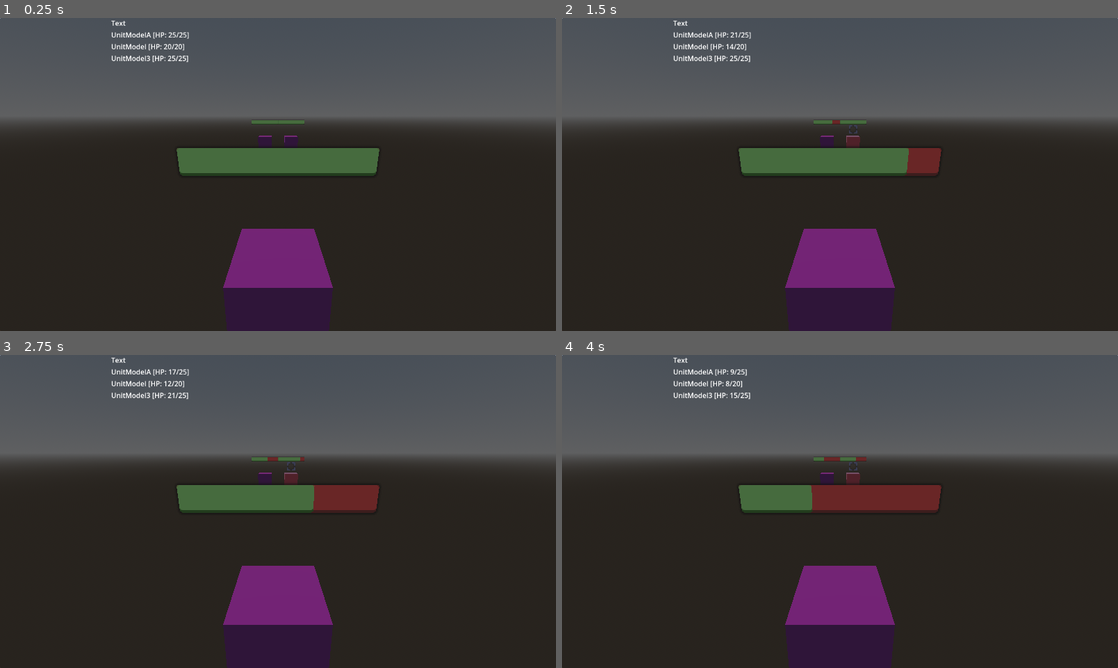
Above: before the commit, frames 1-4 (two rows, left to right).
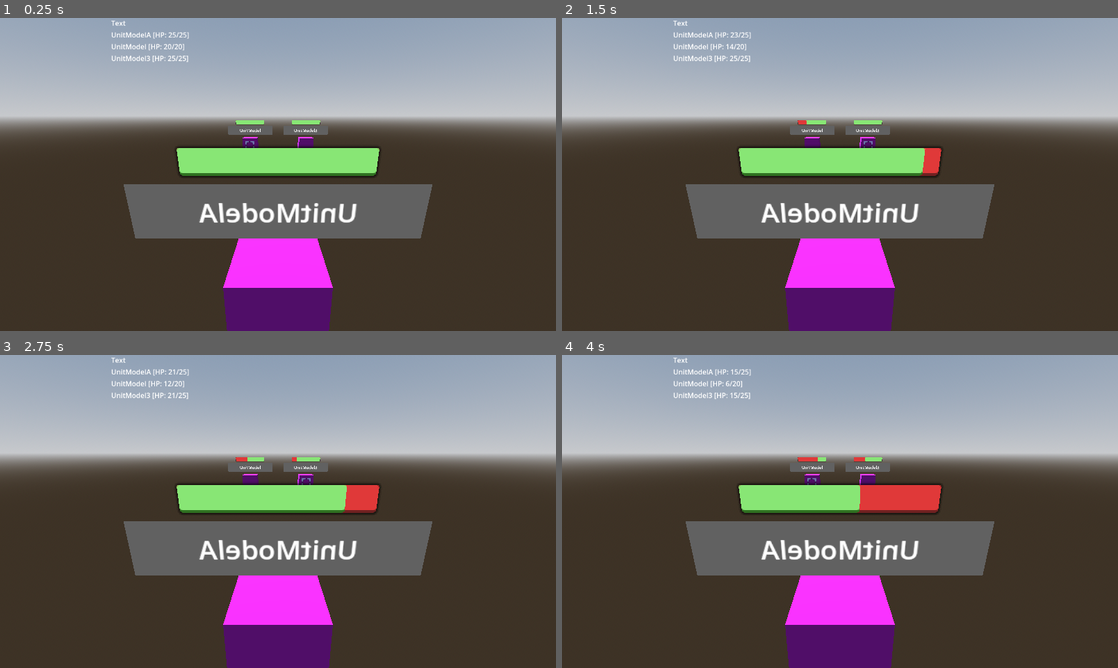
Above: after the commit, the same moments.

Repository: Comotcaiten/re_turnbase_project
Game: Godot game, scene res://test/testing_logic_code.tscn
The game is run twice, just before and just after one commit, with the same random seed, the same clock (stepped at 60 frames per second) and the same inputs.
Inputs:
- Up to frame 1 (0.25 s): no input
- Up to frame 2 (1.5 s): tap Enter (ui_accept) at 0.5, 0.77, 1.07 s; hold Right (ui_right) 0.53-1.28 s; tap 1 (ui_action_1) at 0.6 s; tap 2 (ui_action_2) at 0.8, 1.35 s; hold Left (ui_left) from 1.28 s (still down)
- Up to frame 3 (2.75 s): tap Enter (ui_accept) at 1.52, 1.82 s; tap 3 (ui_action_3) at 1.55, 2.1 s; release Left (ui_left) at 2.03 s; hold Right (ui_right) from 2.03 s (still down); tap 4 (ui_action_4) at 2.3 s
- Up to frame 4 (4 s): tap Enter (ui_accept) at 2.75, 3.02, 3.05, 3.32, 3.6, 3.77 s; tap 4 (ui_action_4) at 2.85 s; release Right (ui_right) at 3.53 s; hold Left (ui_left) from 3.53 s (still down); tap 1 (ui_action_1) at 3.8 s

The runs differ from the first frame. In frame 1, 58% of the frame differs, in the area x 0-100%, y 0-100%; in frame 2, 58%; in frame 3, 58%; in frame 4, 58%.

Commit message:
done fix skill system, func random skill in skill system still have some bug

Diff:
--- a/asset/tres/ui_h_pbar_sub_viewport_container.tscn
+++ b/asset/tres/ui_h_pbar_sub_viewport_container.tscn
@@ -22,25 +22,19 @@
 expand_margin_bottom = 3.0
 
 [node name="UI_HPbar_SubViewportContainer" type="SubViewportContainer"]
-offset_right = 40.0
-offset_bottom = 40.0
+anchors_preset = -1
+anchor_right = 0.2
+anchor_bottom = 0.0893333
+offset_bottom = -0.320007
+metadata/_edit_use_anchors_ = true
+
+[node name="ProgressBar" type="ProgressBar" parent="."]
+layout_mode = 2
+theme_override_styles/background = SubResource("StyleBoxFlat_y5ihd")
+theme_override_styles/fill = SubResource("StyleBoxFlat_rq76c")
+value = 50.0
 
 [node name="SubViewport" type="SubViewport" parent="."]
 handle_input_locally = false
-size = Vector2i(256, 256)
+size = Vector2i(200, 26)
 render_target_update_mode = 4
-
-[node name="ProgressBar" type="ProgressBar" parent="SubViewport"]
-anchors_preset = -1
-anchor_top = 0.5
-anchor_right = 1.0
-anchor_bottom = 0.5
-offset_left = 28.0
-offset_top = -13.0
-offset_right = -28.0
-offset_bottom = 13.0
-grow_horizontal = 2
-grow_vertical = 2
-theme_override_styles/background = SubResource("StyleBoxFlat_y5ihd")
-theme_override_styles/fill = SubResource("StyleBoxFlat_rq76c")
-value = 50.0
--- a/asset/tres/unit_model.tscn
+++ b/asset/tres/unit_model.tscn
@@ -1,10 +1,13 @@
-[gd_scene load_steps=8 format=3 uid="uid://bt07g12qxu7mf"]
+[gd_scene load_steps=9 format=3 uid="uid://bt07g12qxu7mf"]
 
 [ext_resource type="Script" path="res://src/models/UnitModel.gd" id="1_ikeyo"]
 [ext_resource type="Texture2D" uid="uid://c1s7om7xmg74" path="res://asset/icon_target.png" id="2_dllge"]
 [ext_resource type="Script" path="res://src/utils/HPBar.gd" id="3_eq7hq"]
 
 [sub_resource type="BoxMesh" id="BoxMesh_y4n3f"]
+
+[sub_resource type="ViewportTexture" id="ViewportTexture_o1me2"]
+viewport_path = NodePath("Body/Lable_name/SubViewport")
 
 [sub_resource type="ViewportTexture" id="ViewportTexture_tvgs6"]
 viewport_path = NodePath("HP_Bar/SubViewport")
@@ -30,22 +33,43 @@
 corner_radius_bottom_left = 3
 expand_margin_bottom = 3.0
 
-[node name="UnitModel" type="Node3D" node_paths=PackedStringArray("mesh", "icon_target", "hp_bar")]
+[node name="UnitModel" type="Node3D" node_paths=PackedStringArray("mesh", "icon_target", "hp_bar", "label")]
 script = ExtResource("1_ikeyo")
 mesh = NodePath("Body/MeshInstance3D")
 color_target = Color(1, 0.280118, 0.367919, 1)
 color_normal = Color(0.524254, 0.000361943, 0.569182, 1)
-icon_target = NodePath("Body/Sprite3D")
+icon_target = NodePath("Body/Icon_Target")
 hp_bar = NodePath("HP_Bar")
+label = NodePath("Body/Lable_name/SubViewport/Label")
 
 [node name="Body" type="Node3D" parent="."]
 
 [node name="MeshInstance3D" type="MeshInstance3D" parent="Body"]
 mesh = SubResource("BoxMesh_y4n3f")
 
-[node name="Sprite3D" type="Sprite3D" parent="Body"]
+[node name="Icon_Target" type="Sprite3D" parent="Body"]
+transform = Transform3D(-4.37114e-08, 0, 1, 0, 1, 0, -1, 0, -4.37114e-08, 0.523326, 0, 0)
+texture = ExtResource("2_dllge")
+
+[node name="Lable_name" type="Sprite3D" parent="Body"]
 transform = Transform3D(-4.37114e-08, 0, 1, 0, 1, 0, -1, 0, -4.37114e-08, 0, 1, 0)
-texture = ExtResource("2_dllge")
+texture = SubResource("ViewportTexture_o1me2")
+
+[node name="SubViewport" type="SubViewport" parent="Body/Lable_name"]
+handle_input_locally = false
+size = Vector2i(320, 64)
+render_target_update_mode = 4
+
+[node name="Label" type="Label" parent="Body/Lable_name/SubViewport"]
+anchors_preset = 15
+anchor_right = 1.0
+anchor_bottom = 1.0
+grow_horizontal = 2
+grow_vertical = 2
+theme_override_font_sizes/font_size = 30
+text = "ID: TESTER"
+horizontal_alignment = 1
+vertical_alignment = 1
 
 [node name="HP_Bar" type="Node3D" parent="." node_paths=PackedStringArray("progress_bar", "unit")]
 script = ExtResource("3_eq7hq")
--- a/src/controllers/BattleSystemController.gd
+++ b/src/controllers/BattleSystemController.gd
@@ -8,6 +8,8 @@
 @export var player_unit_group_model: UnitGroupController
 @export var enemy_unit_group_model: UnitGroupController
 
+@export var skill_sytem: SkillSystemController
+
 @export var vbox: VBoxContainer
 
 @export var max_object: int = 20:
@@ -21,8 +23,6 @@
 	get:
 		# Đang tính cả các unit bị fainted
 		return maps_unit_groups_controller.get_value(enemy_unit_group_model.id).unit_group.size() + maps_unit_groups_controller.get_value(player_unit_group_model.id).unit_group.size()
-
-var skill_sytem: SkillSystemController = SkillSystemController.new()
 
 var state: State
 
@@ -61,9 +61,9 @@
 
 	update_unit_label()
 
-	for group in maps_unit_groups_controller.get_all_values():
-		if group is UnitGroupController:
-			group.update_position()
+	# for group in maps_unit_groups_controller.get_all_values():
+	# 	if group is UnitGroupController:
+	# 		group.update_position(20)
 	pass
 
 func _process(_delta):
@@ -117,7 +117,7 @@
 		state = State.ActionState
 	else:
 		print("Enemy turn: ", current_unit.name)
-		skill_sytem.perform_skill_random(current_unit, self)
+		skill_sytem.perform_random_skill()
 	return
 
 func perform_action_state():
@@ -125,7 +125,7 @@
 	return
 
 func perform_skill_state():
-	skill_sytem.perform_skill(current_unit, self)
+	skill_sytem.perform_skill()
 	return
 
 func perform_end_state():
@@ -196,6 +196,8 @@
 	for value in maps_unit_groups_controller.get_all_values():
 		if value is UnitGroupController:
 			_group.append_array(value.unit_group)
+
+	print("Groups get all: ", _group)
 	return _group
 
 func update_turn_queue():
--- a/src/controllers/SkillSystemController.gd
+++ b/src/controllers/SkillSystemController.gd
@@ -2,7 +2,7 @@
 
 class_name SkillSystemController
 
-enum State {Start, Select, ExecuteSkill, End}
+enum State {Start, Select, Execute, End}
 
 var state: State = State.Start
 
@@ -21,230 +21,224 @@
 # Danh sách các target/mục tiêu chính của skill
 var group_target_select: Array[UnitModel]
 
+@export var battle_system: BattleSystemController
+
 #--------------------------------------------------------------------------------
 # Hàm chính
-func perform_skill(source: UnitModel, battle_system: BattleSystemController):
-
-	if check_data(source, battle_system):
-		return
-
+
+func perform_random_skill():
 	match state:
 		State.Start:
-			# Set default
-			print("First: Set default")
-			# Set default skill select
-			current_skill_select = source.get_skill(0)
-			# Get target can be select from battle system by skill
-			perform_get_target(source, battle_system)
-			# Get group target select by skill
-			group_target_select = get_group_target_select()
-			print("Current target select: ", group_target_select)
-			print("Current skill: ", current_skill_select)
-
+			if battle_system == null or battle_system.current_unit == null:
+				print("battle_system == null or battle_system.current_unit == null")
+				print("battle_system.current_unit == null: ", battle_system.current_unit)
+				state = State.End
+			if battle_system.current_unit.skills.is_empty():
+				print("battle_system.current_unit.skills.is_empty")
+				state = State.End
+				return
+			# First: Choice skill
+			set_skill(battle_system.current_unit.get_random_skill())
+
+			if current_skill_select == null:
+				print()
+				state = State.End
+			# Second: Skill based targets can slecet => groups can be select
+			perform_get_group_targets()
+			# Third: Select some units will be take effect of skills
+
+			# set_current_id_target(randi() % max(1, group_target.size()))
+			perform_get_select_targets()
+			# Four:
 			state = State.Select
-			pass
 		State.Select:
-			# Select skill and target
-			perform_select_skill(source, battle_system)
-			pass
-		State.ExecuteSkill:
-			print("Execute skill")
-			perform_run_skill(source, battle_system)
+			state = State.Execute
+		State.Execute:
+			perform_run_skill()
 			pass
 		State.End:
-			print("End")
-			# battle_system.state = BattleSystemController.State.End
 			battle_system.get_next_turn()
-
-			# refresh
-			current_id_target = 0
-			current_skill_select = null
-			group_target.clear()
-
 			state = State.Start
-			pass
+			refresh()
+			pass
+
+
+func perform_skill():
+	match state:
+		State.Start:
+			if battle_system == null or battle_system.current_unit == null:
+				print("battle_system == null or battle_system.current_unit == null")
+				print("battle_system.current_unit == null: ", battle_system.current_unit)
+				state = State.End
+			# First: Choice skill
+			set_skill(battle_system.current_unit.get_skill(0))
+			# Second: Skill based targets can slecet => groups can be select
+			perform_get_group_targets()
+			# Third: Select some units will be take effect of skills
+			perform_get_select_targets()
+			# Four:
+			state = State.Select
+		State.Select:
+			perform_select_skill()
+
+		State.Execute:
+			perform_run_skill()
+			pass
+		State.End:
+			battle_system.get_next_turn()
+			state = State.Start
+			refresh()
+			pass
+
+func perform_select_skill():
+	if battle_system == null:
+		return
+
+	if Input.is_action_just_pressed("ui_action_1"):
+		set_skill(battle_system.current_unit.get_skill(0))
+		perform_get_group_targets()
+	if Input.is_action_just_pressed("ui_action_2"):
+		set_skill(battle_system.current_unit.get_skill(1))
+		perform_get_group_targets()
+	if Input.is_action_just_pressed("ui_action_3"):
+		set_skill(battle_system.current_unit.get_skill(2))
+		perform_get_group_targets()
+	if Input.is_action_just_pressed("ui_action_4"):
+		set_skill(battle_system.current_unit.get_skill(3))
+		perform_get_group_targets()
+	perform_select_targets()
+	if Input.is_action_just_pressed("ui_accept"):
+		state = State.Execute
+		return
 	return
 
-func perform_skill_random(source: UnitModel, battle_system: BattleSystemController):
-
-	if check_data(source, battle_system):
-		return
-
-	# First: Get random skill
-	set_skill(source.get_random_skill())
-	# Second: Get target can be select from battle system by skill
-	perform_get_target(source, battle_system)
-	# Third: Get main target select
-	current_id_target = randi() % group_target.size()
-	print("current_id_target: ", current_id_target)
-	# Fourth: Get group target select by skill
-	group_target_select = get_group_target_select()
-	print("Current skill: ", current_skill_select)
-
-	perform_run_skill(source, battle_system)
-
-	battle_system.get_next_turn()
-	return
-
-func perform_get_target(source: UnitModel, battle_system: BattleSystemController):
-	group_target = get_group_target_can_get_from_skill(source, battle_system)
-
-	if group_target.is_empty():
-		print("Group target is empty")
-		return
-
-	print("Group target: ", group_target)
-	state = State.Select
-	return
-
-func perform_select_target(source: UnitModel, battle_system: BattleSystemController):
-	if source == null or battle_system == null:
-		print("Source or battle system is null")
-		state = State.End
-		return
+func perform_select_targets():
 
 	if Input.is_action_just_pressed("ui_left"):
 		set_current_id_target(current_id_target - 1)
-		group_target_select = get_group_target_select()
-		for unit in group_target:
-			if unit in group_target_select:
-				unit.change_mesh_target()
-			elif unit not in group_target_select:
-				unit.change_mesh_normal()
-		print("Current target select: ", group_target_select)
-
+		perform_get_select_targets()
 	if Input.is_action_just_pressed("ui_right"):
 		set_current_id_target(current_id_target + 1)
-		group_target_select = get_group_target_select()
-		for unit in group_target:
-			if unit in group_target_select:
-				unit.change_mesh_target()
-			elif unit not in group_target_select:
-				unit.change_mesh_normal()
-		print("Current target select: ", group_target_select)
-
-	# if group_target_select.is_empty():
-	# 	print("Group target select is empty")
-	# 	return
-	return
-
-func perform_select_skill(source: UnitModel, battle_system: BattleSystemController):
-
-	if Input.is_action_just_pressed("ui_action_1"):
-		set_skill(source.get_skill(0))
-		print("Current skill: ", current_skill_select)
-		perform_get_target(source, battle_system)
-	if Input.is_action_just_pressed("ui_action_2"):
-		set_skill(source.get_skill(1))
-		print("Current skill: ", current_skill_select)
-		perform_get_target(source, battle_system)
-	if Input.is_action_just_pressed("ui_action_3"):
-		set_skill(source.get_skill(2))
-		print("Current skill: ", current_skill_select)
-		perform_get_target(source, battle_system)
-	if Input.is_action_just_pressed("ui_action_4"):
-		set_skill(source.get_skill(3))
-		print("Current skill: ", current_skill_select)
-		perform_get_target(source, battle_system)
-
-	perform_select_target(source, battle_system)
-
-	if Input.is_action_just_pressed("ui_accept"):
-		# perform_run_skill(source)
-		print("Run skill ", current_skill_select)
-		state = State.ExecuteSkill
-	return
-
-func perform_run_skill(source: UnitModel, battle_system: BattleSystemController):
-	if source == null or battle_system == null:
-		print("Source or battle system is null")
-		state = State.End
-		return
-
-	if current_skill_select == null:
-		print("Current skill is null")
-		state = State.End
-		return
-
-	# Run skill
-	# source.run_skill(current_skill_select, group_target_select)
-	current_skill_select.run(group_target_select, source, battle_system)
+		perform_get_select_targets()
+
+func perform_run_skill():
+	print("Run Skill")
+	current_skill_select.run(group_target_select, battle_system.current_unit, battle_system)
 	state = State.End
 	return
-#--------------------------------------------------------------------------------
-# Hàm xử lý
-func get_group_target_can_get_from_skill(source: UnitModel, battle_system: BattleSystemController) -> Array[UnitModel]:
-	if current_skill_select == null or source == null or battle_system == null:
-		return []
+
+func perform_get_group_targets() -> bool:
+	if current_skill_select == null or battle_system == null or battle_system.current_unit == null:
+		return false
 
 	if battle_system.maps_unit_groups_controller.is_empty():
-		return []
+		return false
 
 	if battle_system.maps_unit_groups_controller.size < 2:
-		return []
-
-	var group: Array[UnitModel] = battle_system.get_all_units()
-	group = filter_target_type(group, source)
-	group = filter_target_fainted(group)
-
-	return group
-
-func get_group_target_select() -> Array[UnitModel]:
-	if current_skill_select == null:
-		return []
+		return false
+
+	var groups: Array[UnitModel] = battle_system.get_all_units()
+
+	match current_skill_select.target_type:
+		SkillBase.TargetType.SELF:
+			groups = [battle_system.current_unit]
+		SkillBase.TargetType.ENEMY:
+			groups = groups.filter(func(x):
+				return x.team !=  battle_system.current_unit.team
+			)
+		SkillBase.TargetType.ALLY:
+			groups = groups.filter(func(x):
+				return x.team == battle_system.current_unit.team
+			)
+		SkillBase.TargetType.ANY:
+			groups = groups
+
+	match current_skill_select.target_fainted:
+		SkillBase.TargetFainted.TRUE:
+			groups = groups.filter(func(x):
+				return x.is_fainted
+			)
+		SkillBase.TargetFainted.FALSE:
+			groups = groups.filter(func(x):
+				return !x.is_fainted
+			)
+
+	group_target = (groups as Array[UnitModel])
+	print("Group_target: ", group_target)
+	perform_get_select_targets()
+	return true
+
+func perform_get_select_targets():
+	if current_id_target == null:
+		group_target_select = []
+		return false
 
 	match current_skill_select.target_mode:
 		SkillBase.TargetMode.ALL:
-			return group_target
+			group_target_select = group_target
 		SkillBase.TargetMode.SINGLE:
-			return [target]
+			group_target_select = [target]
 		SkillBase.TargetMode.THREE:
 			var start: int = max(0, current_id_target - 1)
 			var end: int = min(group_target.size(), current_id_target + 2)
-			return group_target.slice(start, end)
-		_:
-			return []
+			group_target_select = group_target.slice(start, end)
+	show_icon_target()
+	print("Group select: ", group_target_select)
+	return true
+#--------------------------------------------------------------------------------
+# Hàm event
+
+func show_icon_target():
+	for unit in group_target:
+		if unit in group_target_select:
+			unit.change_mesh_target()
+		else:
+			unit.change_mesh_normal()
+
+func refresh():
+	for unit in group_target:
+		unit.change_mesh_normal()
+
+	current_id_target = 0
+	current_skill_select = null
+	group_target = []
+	group_target_select = []
+
 #--------------------------------------------------------------------------------
 # Hàm set
-func set_current_id_target(_value: int):
+func set_current_id_target(_value: int) -> bool:
+	if group_target.size() <= 0:
+		return false
+
 	if _value >= group_target.size():
 		current_id_target = 0
-		return
+		return true
 
 	if _value < 0:
 		current_id_target = group_target.size() - 1
-		return
+		return true
 
 	current_id_target = _value
-	return
+	print("Current id target: ", current_id_target)
+	return true
 
 func set_skill(skill: SkillModel) -> bool:
 	if skill == null:
+		print("Current skill: ", current_skill_select)
 		return false
 
 	current_skill_select = skill
-	return true
+
+	print("Current skill: ", current_skill_select)
+	return true
+
+# func set_group_target(groups: Array[UnitModel]):
+# 	if groups.is_empty():
+# 		return false
+# 	group_target = groups
+# 	return true
 #--------------------------------------------------------------------------------
 # Hàm lọc
-func filter_target_type(groups: Array[UnitModel] = [], source: UnitModel = null) -> Array[UnitModel]:
-	if groups.is_empty() or groups.size() <= 0:
-		return []
-
-	match current_skill_select.target_type:
-		SkillBase.TargetType.SELF:
-			return [source]
-		SkillBase.TargetType.ENEMY:
-			return groups.filter(func(x):
-				return x.team != source.team
-			)
-		SkillBase.TargetType.ALLY:
-			return groups.filter(func(x):
-				return x.team == source.team
-			)
-		SkillBase.TargetType.ANY:
-			return groups
-	return []
-
 func filter_target_fainted(groups: Array[UnitModel] = []) -> Array[UnitModel]:
 	match current_skill_select.target_fainted:
 		SkillBase.TargetFainted.NONE:
@@ -260,14 +254,3 @@
 	return []
 
 # --------------------------------------------------------------------------------
-
-func check_data(source: UnitModel, battle_system: BattleSystemController) -> bool:
-	if source == null or battle_system == null:
-		print("Source or battle system is null")
-		return true
-
-	if source.skills.is_empty():
-		print("Source skills is empty")
-		battle_system.get_next_turn()
-		return true
-	return false
--- a/src/controllers/UnitGroupController.gd
+++ b/src/controllers/UnitGroupController.gd
@@ -16,7 +16,7 @@
 
 func _ready():
 	get_start()
-	update_position()
+	update_position(3)
 	pass
 
 # Get the units in the group
@@ -104,7 +104,7 @@
 	# D = 4 + 3.3 = 4 +  9 = 13
 	# => D = y + x.gap
 	if gap <= 0:
-		return
+		gap = 1
 
 	var y: float = unit_group.size() * 1.0
 	var d: int = int((y + (y - 1.0) * gap) / 2.0)
@@ -112,6 +112,7 @@
 
 	for i in range(-d, d + 1, gap + 1):
 		unit_group[count].position.z = i
+		print("Unit: ", name, " position: ", unit_group[count].position, " = ", i)
 		count += 1
 	return
 
@@ -121,6 +122,8 @@
 	if _unit is UnitModel:
 		_unit.is_player = is_group_player
 		_unit.team = id
+		if !is_group_player:
+			_unit.rotation.y = deg_to_rad(180)
 		unit_group.append(_unit)
 		if _unit.get_parent() != null:
 			_unit.get_parent().remove_child(_unit)
--- a/src/models/UnitModel.gd
+++ b/src/models/UnitModel.gd
@@ -16,6 +16,7 @@
 @export var icon_target: Sprite3D
 
 @export var hp_bar: HPBar
+@export var label: Label
 #--------------------------------------------------------------------------------
 var team: String = "None"
 var is_fainted: bool = false
@@ -81,6 +82,8 @@
 	icon_target.visible = false
 
 	hp_bar.update_hp()
+
+	label.text = str(name)
 	pass
 
 #--------------------------------------------------------------------------------
@@ -118,6 +121,9 @@
 	health = clamp(_value, 0, max_health)
 	if health <= 0:
 		is_fainted = true
+		mesh.material_override.albedo_color = color_target
+		print(name ," is Fainted")
+
 
 #--------------------------------------------------------------------------------
 # Các hàm xử lý sự kiện
@@ -156,7 +162,7 @@
 func change_mesh_target() -> bool:
 	if mesh == null:
 		return false
-	mesh.material_override.albedo_color = color_target
+	# mesh.material_override.albedo_color = color_target
 
 	icon_target.visible = true
 	return true
@@ -164,7 +170,7 @@
 func change_mesh_normal() -> bool:
 	if mesh == null:
 		return false
-	mesh.material_override.albedo_color = color_normal
+	# mesh.material_override.albedo_color = color_normal
 
 	icon_target.visible = false
 	return true
--- /dev/null
+++ b/sub_viewport_container_label.tscn
@@ -0,0 +1,25 @@
+[gd_scene format=3 uid="uid://d3un76krorl0h"]
+
+[node name="SubViewportContainer" type="SubViewportContainer"]
+anchors_preset = -1
+anchor_right = 0.24975
+anchor_bottom = 0.0893333
+offset_right = 0.32
+offset_bottom = -0.32
+metadata/_edit_use_anchors_ = true
+
+[node name="SubViewport" type="SubViewport" parent="."]
+handle_input_locally = false
+size = Vector2i(320, 64)
+render_target_update_mode = 4
+
+[node name="Label" type="Label" parent="SubViewport"]
+anchors_preset = 15
+anchor_right = 1.0
+anchor_bottom = 1.0
+grow_horizontal = 2
+grow_vertical = 2
+theme_override_font_sizes/font_size = 20
+text = "ID: TESTER"
+horizontal_alignment = 1
+vertical_alignment = 1
--- a/test/testing_logic_code.tscn
+++ b/test/testing_logic_code.tscn
@@ -1,7 +1,8 @@
-[gd_scene load_steps=10 format=3 uid="uid://dt0mn6pxbhka2"]
+[gd_scene load_steps=11 format=3 uid="uid://dt0mn6pxbhka2"]
 
 [ext_resource type="Script" path="res://src/controllers/BattleSystemController.gd" id="1_qxfdb"]
 [ext_resource type="Script" path="res://src/controllers/UnitGroupController.gd" id="2_mul5o"]
+[ext_resource type="Script" path="res://src/controllers/SkillSystemController.gd" id="2_xwo5t"]
 [ext_resource type="PackedScene" uid="uid://bt07g12qxu7mf" path="res://asset/tres/unit_model.tscn" id="3_piiq0"]
 [ext_resource type="Resource" uid="uid://cvkhaqleugj31" path="res://asset/character_base/CharacterA.tres" id="4_gu14f"]
 [ext_resource type="Resource" uid="uid://p3do5hn5c632" path="res://asset/character_base/CharacterD.tres" id="7_4fdcs"]
@@ -19,12 +20,17 @@
 sky = SubResource("Sky_r0uxm")
 tonemap_mode = 2
 
-[node name="TestingLogicCode" type="Node3D" node_paths=PackedStringArray("player_unit_group_model", "enemy_unit_group_model", "vbox")]
+[node name="TestingLogicCode" type="Node3D" node_paths=PackedStringArray("player_unit_group_model", "enemy_unit_group_model", "skill_sytem", "vbox")]
 script = ExtResource("1_qxfdb")
 color = Color(0.765338, 0.195921, 0.253073, 1)
 player_unit_group_model = NodePath("PlayerUnitGroupModel")
 enemy_unit_group_model = NodePath("EnemyUnitGroupModel")
-vbox = NodePath("Control/Panel/VBoxContainer")
+skill_sytem = NodePath("SkillSystemController")
+vbox = NodePath("Control/VBoxContainer")
+
+[node name="SkillSystemController" type="Node3D" parent="." node_paths=PackedStringArray("battle_system")]
+script = ExtResource("2_xwo5t")
+battle_system = NodePath("..")
 
 [node name="DirectionalLight3D" type="DirectionalLight3D" parent="."]
 transform = Transform3D(-0.866023, -0.433016, 0.250001, 0, 0.499998, 0.866027, -0.500003, 0.749999, -0.43301, 0, 0, 0)
@@ -43,7 +49,7 @@
 level = 5
 
 [node name="EnemyUnitGroupModel" type="Node3D" parent="."]
-transform = Transform3D(1, 0, 0, 0, 1, 0, 0, 0, 1, 7, 0, 0)
+transform = Transform3D(1, 0, 0, 0, 1, 0, 0, 0, 1, 6, 0, 0)
 script = ExtResource("2_mul5o")
 
 [node name="UnitModel" parent="EnemyUnitGroupModel" instance=ExtResource("3_piiq0")]
@@ -63,16 +69,7 @@
 grow_horizontal = 2
 grow_vertical = 2
 
-[node name="Panel" type="Panel" parent="Control"]
-layout_mode = 1
-anchors_preset = 15
-anchor_right = 1.0
-anchor_bottom = 1.0
-grow_horizontal = 2
-grow_vertical = 2
-metadata/_edit_use_anchors_ = true
-
-[node name="VBoxContainer" type="VBoxContainer" parent="Control/Panel"]
+[node name="VBoxContainer" type="VBoxContainer" parent="Control"]
 layout_mode = 1
 anchors_preset = -1
 anchor_left = 0.2
@@ -82,9 +79,19 @@
 grow_vertical = 2
 metadata/_edit_use_anchors_ = true
 
-[node name="Label" type="Label" parent="Control/Panel/VBoxContainer"]
+[node name="Label" type="Label" parent="Control/VBoxContainer"]
 layout_mode = 2
 text = "Text"
 
+[node name="Panel" type="Panel" parent="Control"]
+visible = false
+layout_mode = 1
+anchors_preset = 15
+anchor_right = 1.0
+anchor_bottom = 1.0
+grow_horizontal = 2
+grow_vertical = 2
+metadata/_edit_use_anchors_ = true
+
 [node name="Camera3D" type="Camera3D" parent="."]
 transform = Transform3D(-4.37114e-08, 0.275637, -0.961262, 0, 0.961262, 0.275637, 1, 1.20485e-08, -4.20181e-08, -9, 2, 0)
Not shown: 1 places in asset/tres/ui_h_pbar_sub_viewport_container.tscn that only renumber resources
Not shown, added: src/controllers/Temp.txt
